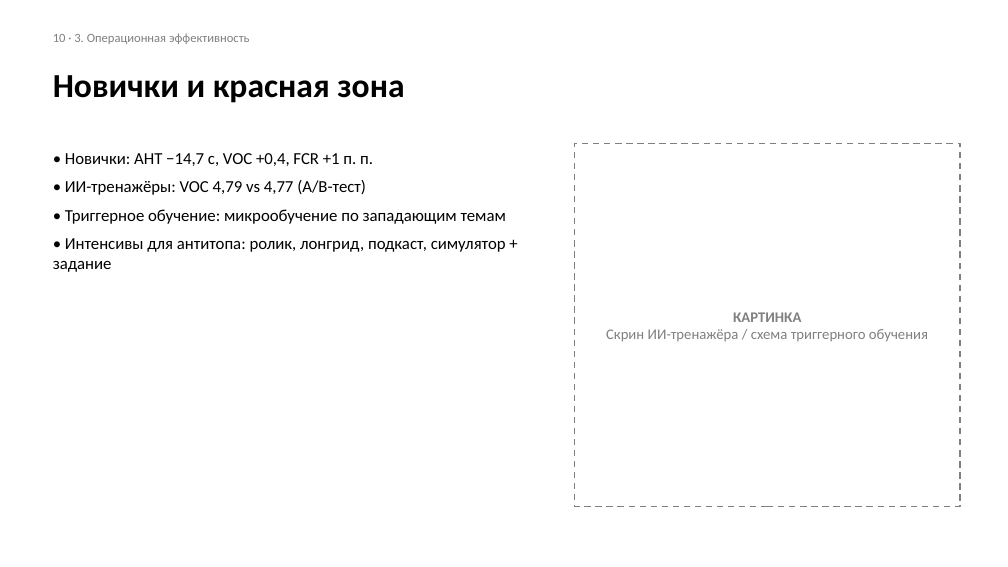
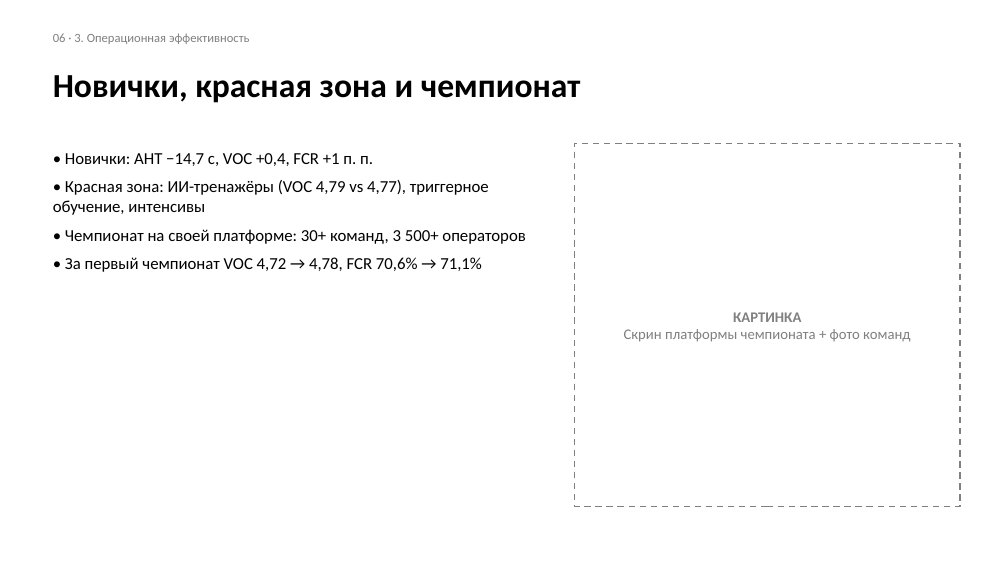
Before and after one commit to sdsds113/aboba, a slide deck: slide 6 of Шаблон_презентации_ХГ_2026.pptx (slide 10 before the commit). Drawn at 1008x567 pixels with LibreOffice and Linux fonts; fonts in the diff are those of the drawing. Boxes give left, top, right and bottom in pixels: in the first picture for what was removed or moved away, otherwise in the second. Text is boxed around its words. In the diff, an @@ line names an element or a change of style, - is before the commit and + after.

```diff
--- a/Шаблон_презентации_ХГ_2026.pptx
+++ b/Шаблон_презентации_ХГ_2026.pptx
@@ text at <box>53,33,250,44</box>: text changed @@
-10 · 3. Операционная эффективность
+06 · 3. Операционная эффективность
@@ text at <box>53,75,581,103</box>: text changed @@
-Новички и красная зона
+Новички, красная зона и чемпионат
@@ text at <box>53,180,525,272</box>: text changed @@
-• ИИ-тренажёры: VOC 4,79 vs 4,77 (A/B-тест)
-• Триггерное обучение: микрообучение по западающим темам
-• Интенсивы для антитопа: ролик, лонгрид, подкаст, симулятор + задание
+• Красная зона: ИИ-тренажёры (VOC 4,79 vs 4,77), триггерное обучение, интенсивы
+• Чемпионат на своей платформе: 30+ команд, 3 500+ операторов
+• За первый чемпионат VOC 4,72 → 4,78, FCR 70,6% → 71,1%
@@ text in rectangle at <box>624,329,910,342</box>: text changed @@
-Скрин ИИ-тренажёра / схема триггерного обучения
+Скрин платформы чемпионата + фото команд
```
Also in this commit, not shown: 11 other slides changed, 14 slides removed.
